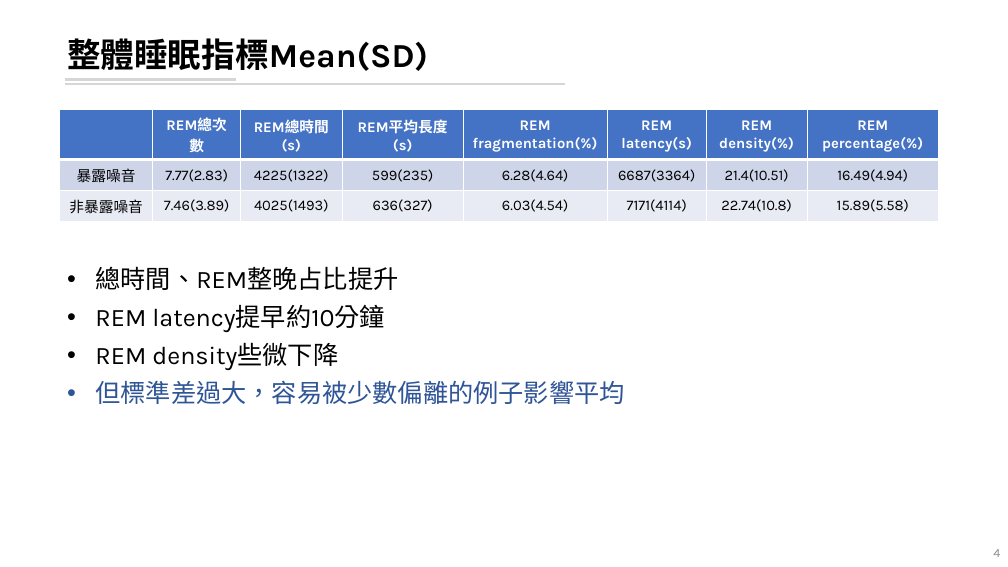
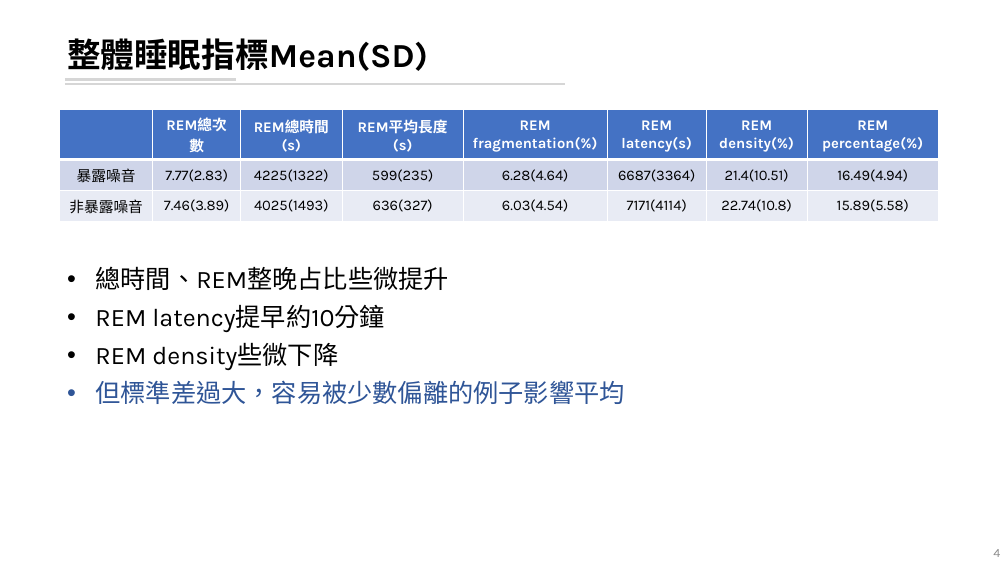
Before and after one commit to leooel97895750/REM_DataMining, a slide deck: slide 4 of 20210804_REM分析.pptx. Drawn at 1008x567 pixels with LibreOffice and Linux fonts; fonts in the diff are those of the drawing. Boxes give left, top, right and bottom in pixels: in the first picture for what was removed or moved away, otherwise in the second. Text is boxed around its words. In the diff, an @@ line names an element or a change of style, - is before the commit and + after.

```diff
--- a/20210804_REM分析.pptx
+++ b/20210804_REM分析.pptx
@@ text at (x1=95, y1=266, x2=448, y2=290): text changed @@
-• 總時間、REM整晚占比提升
+• 總時間、REM整晚占比些微提升
```
Also in this commit, not shown: 9 other slides changed, 13 other files.
